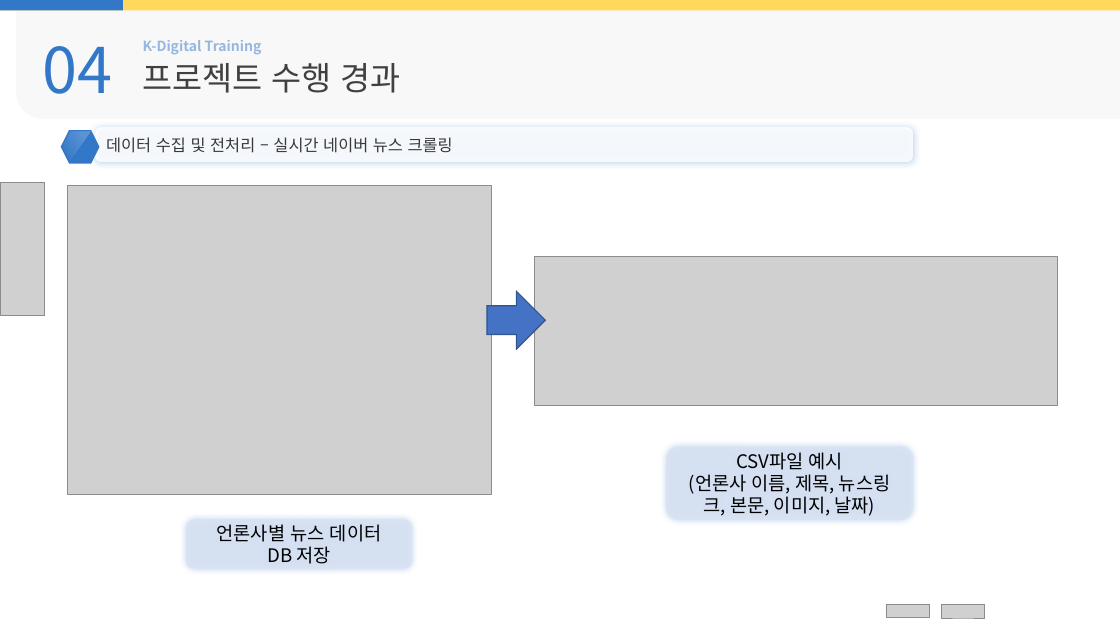
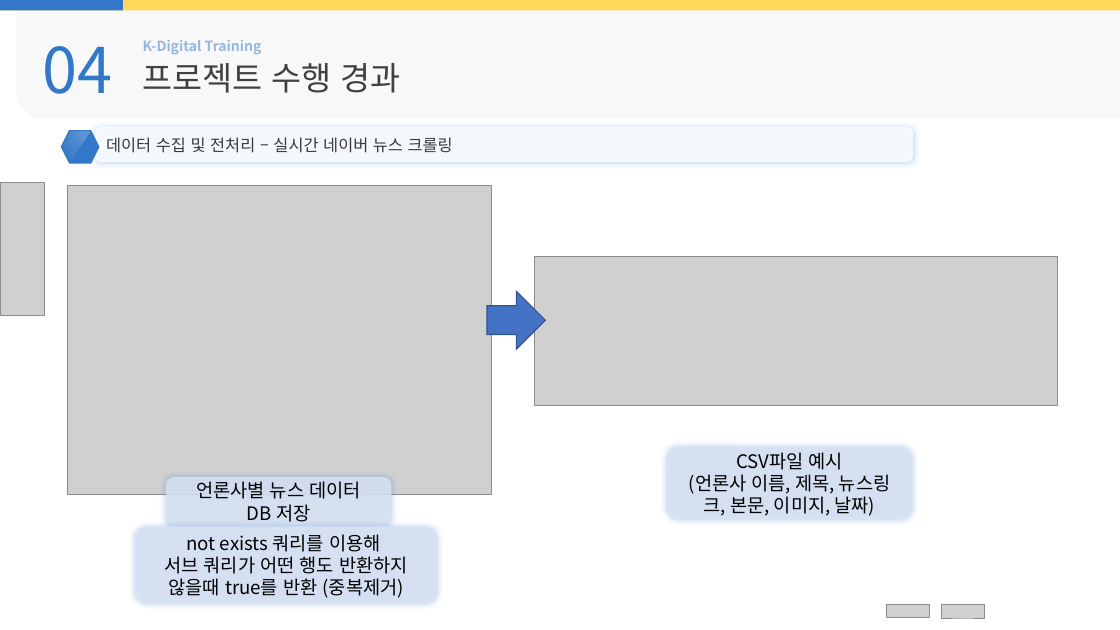
Before and after one commit to Milk0621/project-news-stock, a slide deck: slide 12 of kospi/python/etcFile/kospi 발표.pptx (slide 13 before the commit). Drawn at 1120x630 pixels with LibreOffice and Linux fonts; fonts in the diff are those of the drawing; grey boxes stand for pictures. Boxes give left, top, right and bottom in pixels: in the first picture for what was removed or moved away, otherwise in the second. Text is boxed around its words. In the diff, an @@ line names an element or a change of style, - is before the commit and + after.

```diff
--- a/kospi/python/etcFile/kospi 발표.pptx
+++ b/kospi/python/etcFile/kospi 발표.pptx
@@ rounded rectangle "언론사별 뉴스 데이터": place and size @@
-rounded rectangle "언론사별 뉴스 데이터" at <box>187,520,412,570</box>
+rounded rectangle "언론사별 뉴스 데이터" at <box>166,477,391,527</box>
@@ rounded rectangle added at <box>134,527,439,604</box>, fill #DAE3F3 at 85% opacity, 16 pt, text #000000 @@
+not exists 쿼리를 이용해
+서브 쿼리가 어떤 행도 반환하지 않을때 true를 반환 (중복제거)
```
Also in this commit, not shown: 11 other slides changed, 4 slides added, 1 slide removed.
